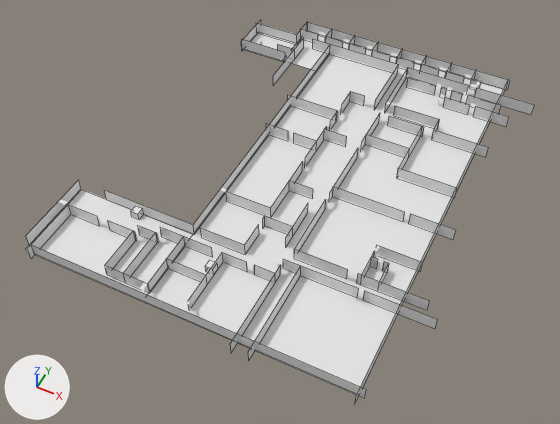
The Blender file assets/LFloor.blend, before and after one commit.
One viewpoint serves both versions: a 50 mm camera at (27.7, -55.0, 77.6) aimed at (-4.9, 10.2, -3.9). The lights are fixed; the arrows at lower left show +X, +Y and +Z. The picture after the commit comes second. Mesh edges are drawn as thin lines on the coarser meshes.
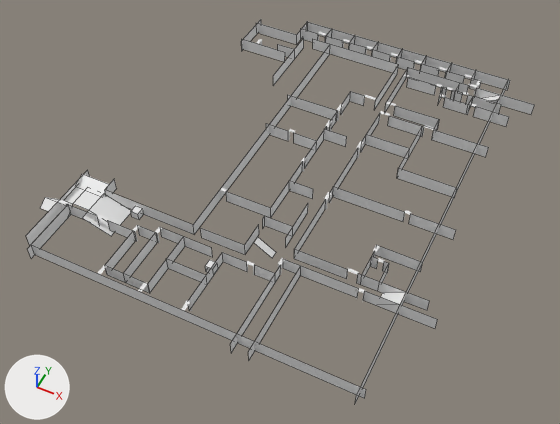
Edits to the bpy script that builds the scene:
```text
Change me_walls:
    used by ob_cube_087; location = (-28.7, -46.2, 0.8)
    remove me_walls.from_pydata(...)  # 360 vertices, 90 faces; spans x -1.0..50.4, y 31.3..92.3, z -1.0..1.0
    add me_walls.from_pydata(...)  # 380 vertices, 100 faces; spans x -1.0..50.4, y 31.3..92.3, z -1.0..1.0
    me_walls part 1
    2 vertices are removed from x 3.2, y 44.8, z -1.0..1.0
    4 faces are deleted
    2 vertices move from x -1.0, y 44.8, z -1.0..1.0 to x -1.0, y 47.0, z -1.0..1.0
    11 vertices are added at x 3.2..41.6, y 44.8..88.0, z -1.0
    11 new vertices lie (0.0, 0.0, 2.0) away from vertices in x 3.2..41.6, y 44.8..88.0, z -1.0
    14 new faces join them
Add me_plane_004:
    me_plane_004.from_pydata(...)  # 22 vertices, 8 faces; spans x -3.5..45.9, y -0.6..44.3, z -19.9..0.9
Add me_plane_001:
    me_plane_001.from_pydata([(-2.08, -0.38, 0.38), (1.0, -0.38, 0.0), (-2.08, 0.71, 0.38), (1.0, 0.71, 0.0)], [], [(0, 1, 3, 2)])
Add me_plane:
    me_plane.from_pydata([(-1.0, -1.0, 0.0), (2.36, -1.0, 0.21), (-1.0, 1.0, 0.0), (2.36, 1.0, 0.21)], [], [(0, 1, 3, 2)])
Change ob_plane_002:
    add ob_plane_002.hide_set(True)
Add ob_plane_005:
    ob_plane_005 = bpy.data.objects.new('Plane.005', me_plane_004)
    ob_plane_005.location = (-29.2, -6.0, 0.1)
    ob_plane_005.rotation_euler = (0.425, 0.0, 0.0)  # degrees (24, 0, 0)
Add ob_plane_001:
    ob_plane_001 = bpy.data.objects.new('Plane.001', me_plane_001)
    ob_plane_001.location = (-1.6, 0.0, 0.4)
    ob_plane_001.rotation_euler = (0.0, 0.455, 0.0)  # degrees (0, 26, 0)
Add ob_plane:
    ob_plane = bpy.data.objects.new('Plane', me_plane)
    ob_plane.location = (14.8, -0.1, 0.5)
    ob_plane.rotation_euler = (0.0, -0.52, 0.0)  # degrees (0, -30, 0)
```

Pixel boxes (x1, y1, x2, y2) of what changed, in the pictures (560 x 424 px):
'Plane.002', hidden: before (26, 32, 504, 387)
'Plane.005', added: after (40, 95, 501, 236)
'Plane', added: after (381, 292, 406, 304)
'Plane.001', added: after (254, 237, 276, 258)
part 1 of me_walls, built on: before (26, 87, 501, 245); after (26, 83, 501, 245)
